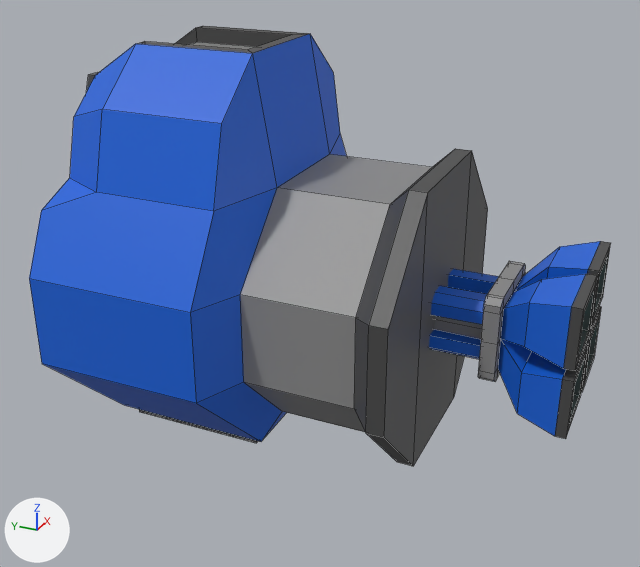
An edit to the FBX model Assets/Meshes/Player/MiningDrone/DroneTractorBeam.fbx, drawn before and after from the same camera.
Camera for both pictures: a camera (50 mm lens) standing at (-0.965, -0.568, 0.485) and looking at (0.028, -0.121, -0.011). Every picture has the same lights, and +X, +Y and +Z are marked at lower left. Mesh edges are drawn as thin lines. Where no turn or scale is listed for an object, it has been applied to the vertices.

The older version as bpy lines, for what is in view:
```python
me_dronetraactorbeambarrel = bpy.data.meshes.new('DroneTraactorBeamBarrel')
me_dronetraactorbeambarrel.from_pydata(...)  # 210 vertices, 204 faces; spans x -0.101..0.101, y -0.478..-0.066, z -0.08..0.08
me_dronetraactorbeambarrel.materials.append(mat_atlastexture)  # picture img_shipatlas_png
me_dronetractorbeam = bpy.data.meshes.new('DroneTractorBeam')
me_dronetractorbeam.from_pydata(...)  # 117 vertices, 111 faces; spans x -0.236..0.236, y -0.233..0.308, z -0.158..0.268
me_dronetractorbeam.materials.append(mat_atlastexture)  # picture img_shipatlas_png
me_dronetractorbeambase = bpy.data.meshes.new('DroneTractorBeamBase')
me_dronetractorbeambase.from_pydata(...)  # 24 vertices, 22 faces; spans x -0.201..0.201, y -0.178..0.178, z 0.254..0.3
me_dronetractorbeambase.materials.append(mat_atlastexture)  # picture img_shipatlas_png
ob_dronetractorbeam = bpy.data.objects.new('DroneTractorBeam', me_dronetractorbeam)
ob_dronetractorbeam.parent = ob_dronetractorbeambase
ob_dronetractorbeam.location = (0.0, 0.0, 0.0)
ob_dronetractorbeambarrel = bpy.data.objects.new('DroneTractorBeamBarrel', me_dronetraactorbeambarrel)
ob_dronetractorbeambarrel.location = (0.0, 0.0, 0.0)
ob_dronetractorbeambase = bpy.data.objects.new('DroneTractorBeamBase', me_dronetractorbeambase)
ob_dronetractorbeambase.location = (0.0, 0.0, 0.0)
ob_dronetractorbeambase.rotation_euler = (1.571, 0.0, 0.0)  # degrees (90, 0, 0)
```
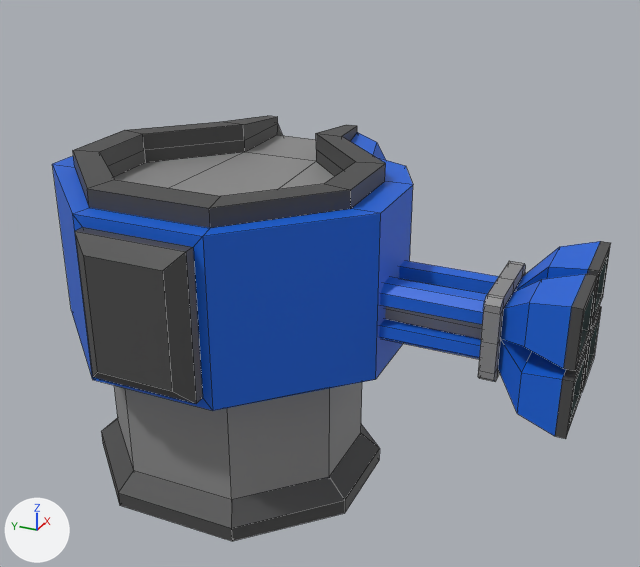
Where the newer file only moved an object's origin or applied its transform, the numbers keep the older frame.

What differs and where, as boxes [x1, y1, x2, y2] in the pictures (640 x 567 px):
```json
{"object": "DroneTractorBeam", "change": "turned", "before": [29, 26, 432, 443], "after": [52, 116, 413, 499]}
{"object": "DroneTractorBeamBase", "change": "turned", "before": [354, 149, 488, 466], "after": [101, 418, 380, 541]}
```

Scene script edits in JSON lines:
```json
{"block": "me_dronetractorbeam", "where": "me_dronetractorbeam.from_pydata(...)  # 117 vertices, 111 faces; spans x -0.236..0.236, y -0.233..0.308, z -0.158..0.268"}
{"block": "me_dronetractorbeam", "where": "# used by ob_dronetractorbeam; parent = ob_dronetractorbeambase; location = (0.0, 0.0, 0.0)"}
{"block": "me_dronetractorbeam", "change": "me_dronetractorbeam part 2: the whole mesh is turned -180 degrees about the y axis through the mesh origin"}
{"block": "me_dronetractorbeambase", "where": "me_dronetractorbeambase.from_pydata(...)  # 24 vertices, 22 faces; spans x -0.201..0.201, y -0.178..0.178, z 0.254..0.3"}
{"block": "me_dronetractorbeambase", "where": "# used by ob_dronetractorbeambase; location = (0.0, 0.0, 0.0); rotation_euler = (1.571, 0.0, 0.0), in degrees (90, 0, 0)"}
{"block": "me_dronetractorbeambase", "change": "me_dronetractorbeambase part 1: the whole mesh is turned 180 degrees about the y axis through the mesh origin"}
{"op": "set", "path": "ob_dronetractorbeambase.rotation_euler", "old": "(1.571, 0.0, 0.0)", "new": "(0.0, 0.0, -1.571)", "note": "degrees (90, 0, 0) -> degrees (0, 0, -90)"}
```
